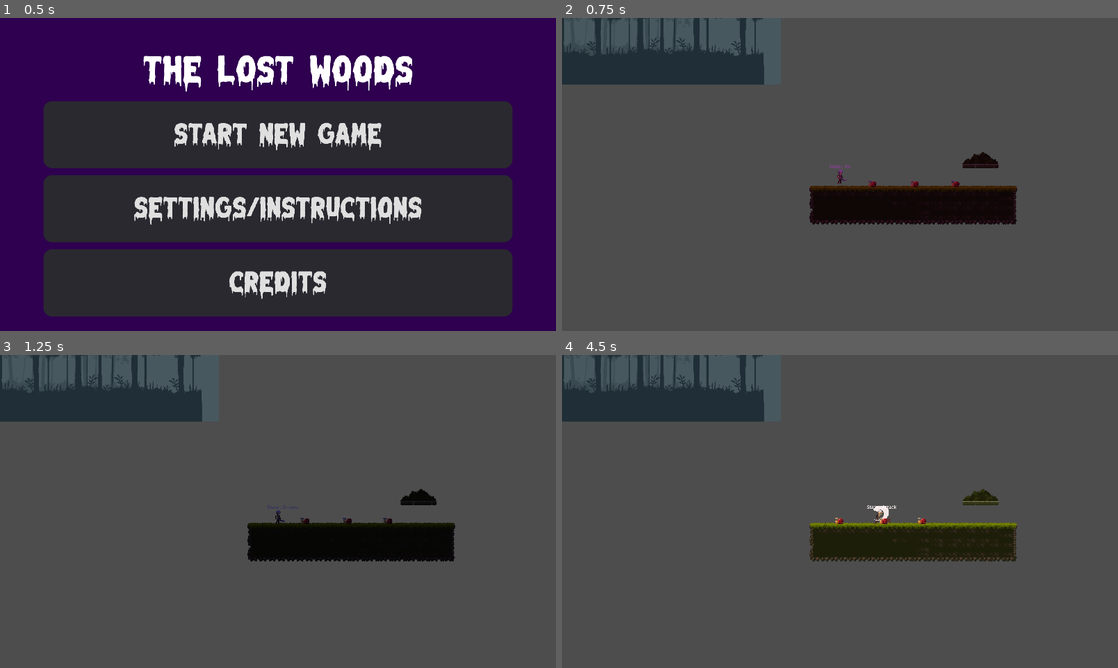
Above: before the commit, frames 1-4 (two rows, left to right).
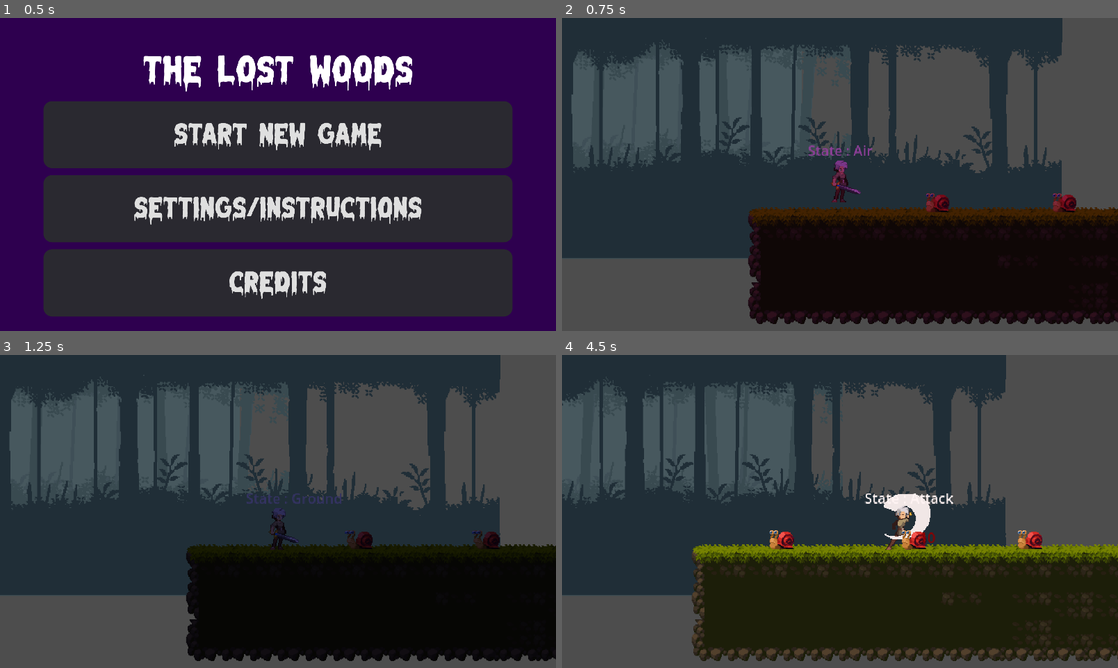
Above: after the commit, the same moments.

Repository: Pikalyx/The-Lost_Woods
Game: Godot game, scene res://main_menu.tscn
The game is run twice, just before and just after one commit, with the same random seed, the same clock (stepped at 60 frames per second) and the same inputs.
Inputs:
- Up to frame 1 (0.5 s): no input
- Up to frame 2 (0.75 s): click "Start New Game" at 0.5 s
- Up to frame 3 (1.25 s): no input
- Up to frame 4 (4.5 s): hold F (attack) 1.28-2.03 s; hold D (right) 1.28-2.78 s; tap Space (jump) at 1.52, 2.27, 3.77 s; tap F (attack) at 2.1, 3.6 s; hold A (left) 2.78-3.53 s; hold F (attack) 2.78-3.53 s; hold D (right) from 3.53 s (still down); hold F (attack) from 4.28 s (still down)

Frame 1 is identical in both runs. In frame 2, 60% of the frame differs, in the area x 0-100%, y 0-98%; in frame 3, 59%; in frame 4, 60%.

Commit message:
Fixed Scaling On Camera

Diff:
--- a/project.godot
+++ b/project.godot
@@ -25,6 +25,7 @@
 window/size/viewport_height=1080
 window/size/mode=3
 window/stretch/mode="viewport"
+window/stretch/aspect="keep_height"
 
 [input]
 
--- a/test_level.tscn
+++ b/test_level.tscn
@@ -1,9 +1,8 @@
-[gd_scene load_steps=14 format=3 uid="uid://b4aqd86pwf6h7"]
+[gd_scene load_steps=13 format=3 uid="uid://b4aqd86pwf6h7"]
 
 [ext_resource type="Texture2D" uid="uid://dp0x1cum7iuc7" path="res://Art/Legacy-Fantasy - High Forest 2.3/Assets/Tiles.png" id="1_iy2pk"]
 [ext_resource type="PackedScene" uid="uid://c06h0yv06ktmh" path="res://Character/player.tscn" id="2_xb4bq"]
 [ext_resource type="PackedScene" uid="uid://da6eafhmdgdpx" path="res://Character/snail.tscn" id="3_j2hck"]
-[ext_resource type="Script" path="res://DayNightTesting/daynightcycle.gd" id="3_ooe0t"]
 [ext_resource type="PackedScene" uid="uid://blj1lwkpab2y5" path="res://UI/health_changed_manger.tscn" id="4_2jugk"]
 [ext_resource type="Texture2D" uid="uid://bkpc1kjm4t2xn" path="res://DayNightTesting/daynightcycle-gradient-texture.tres" id="4_2wotw"]
 [ext_resource type="Script" path="res://DayNightTesting/daynightcycle.gd" id="7_nbp6l"]
@@ -1457,6 +1456,7 @@
 
 [node name="Camera2D" type="Camera2D" parent="."]
 position = Vector2(18, 46)
+zoom = Vector2(3, 3)
 process_callback = 0
 position_smoothing_enabled = true
 drag_horizontal_enabled = true
@@ -1464,7 +1464,7 @@
 
 [node name="CanvasModulate" type="CanvasModulate" parent="."]
 color = Color(0.219608, 0.27451, 0.572549, 1)
-script = ExtResource("3_ooe0t")
+script = ExtResource("7_nbp6l")
 gradient = ExtResource("4_2wotw")
 
 [node name="snail" parent="." instance=ExtResource("3_j2hck")]
@@ -1482,21 +1482,19 @@
 
 [node name="CanvasLayer" type="CanvasLayer" parent="."]
 
-[node name="DayNightCycleUI" type="Node" parent="CanvasLayer"]
-script = ExtResource("7_nbp6l")
-
 [node name="ParallaxBackground" type="ParallaxBackground" parent="."]
-scroll_ignore_camera_zoom = true
 
 [node name="ParallaxLayer" type="ParallaxLayer" parent="ParallaxBackground"]
+position = Vector2(20, 47)
 motion_scale = Vector2(0, 0)
-motion_mirroring = Vector2(500, 0)
+motion_mirroring = Vector2(20, 0)
 
 [node name="Sprite2D" type="Sprite2D" parent="ParallaxBackground/ParallaxLayer"]
 texture = ExtResource("8_m3jou")
 offset = Vector2(0, 80)
 
 [node name="ParallaxLayer2" type="ParallaxLayer" parent="ParallaxBackground"]
+position = Vector2(20, 47)
 motion_scale = Vector2(0.1, 0)
 motion_mirroring = Vector2(500, 0)
 
@@ -1505,6 +1503,7 @@
 offset = Vector2(0, 80)
 
 [node name="ParallaxLayer3" type="ParallaxLayer" parent="ParallaxBackground"]
+position = Vector2(20, 47)
 motion_scale = Vector2(0.2, 0)
 motion_mirroring = Vector2(500, 0)
 
@@ -1513,6 +1512,7 @@
 offset = Vector2(0, 80)
 
 [node name="ParallaxLayer4" type="ParallaxLayer" parent="ParallaxBackground"]
+position = Vector2(18, 46)
 motion_scale = Vector2(1, 0)
 motion_mirroring = Vector2(500, 0)
 
